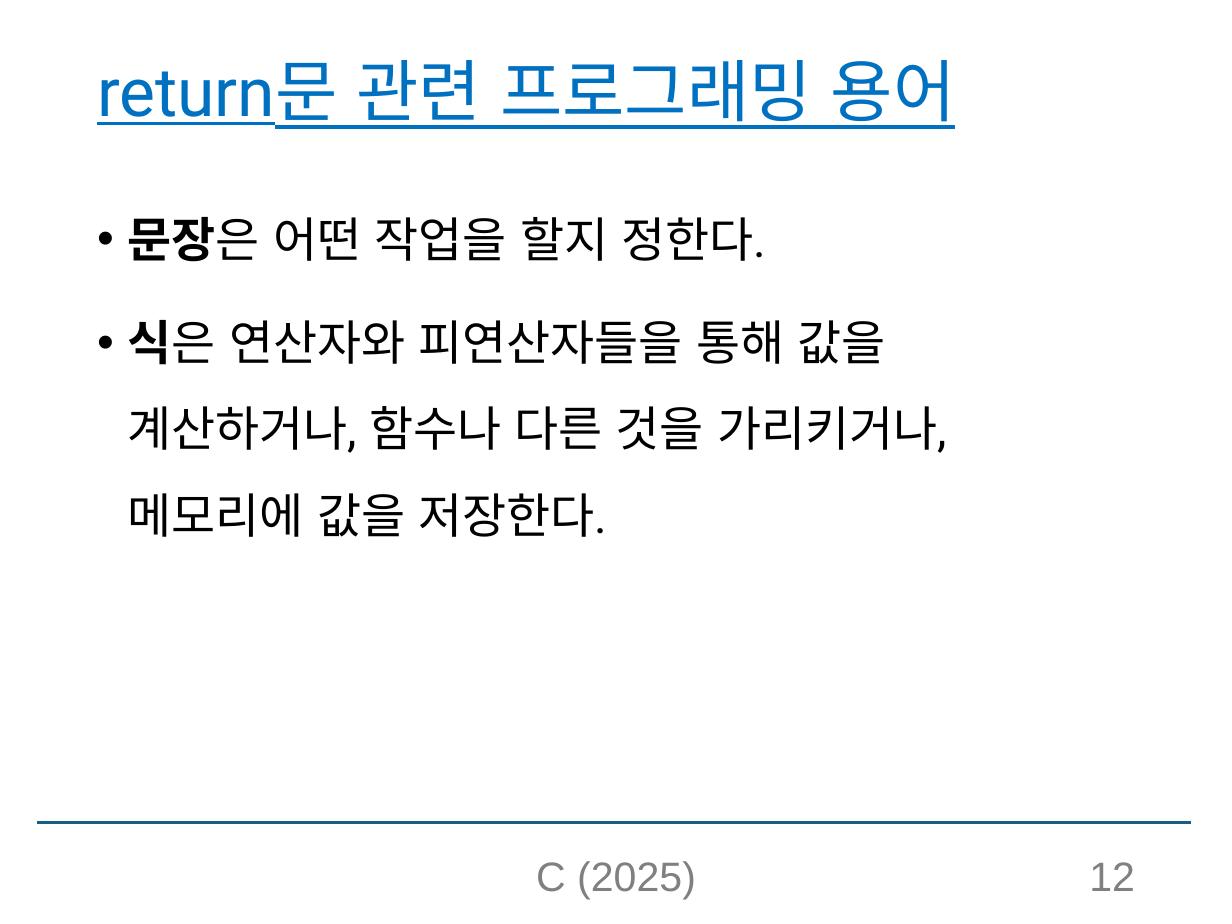
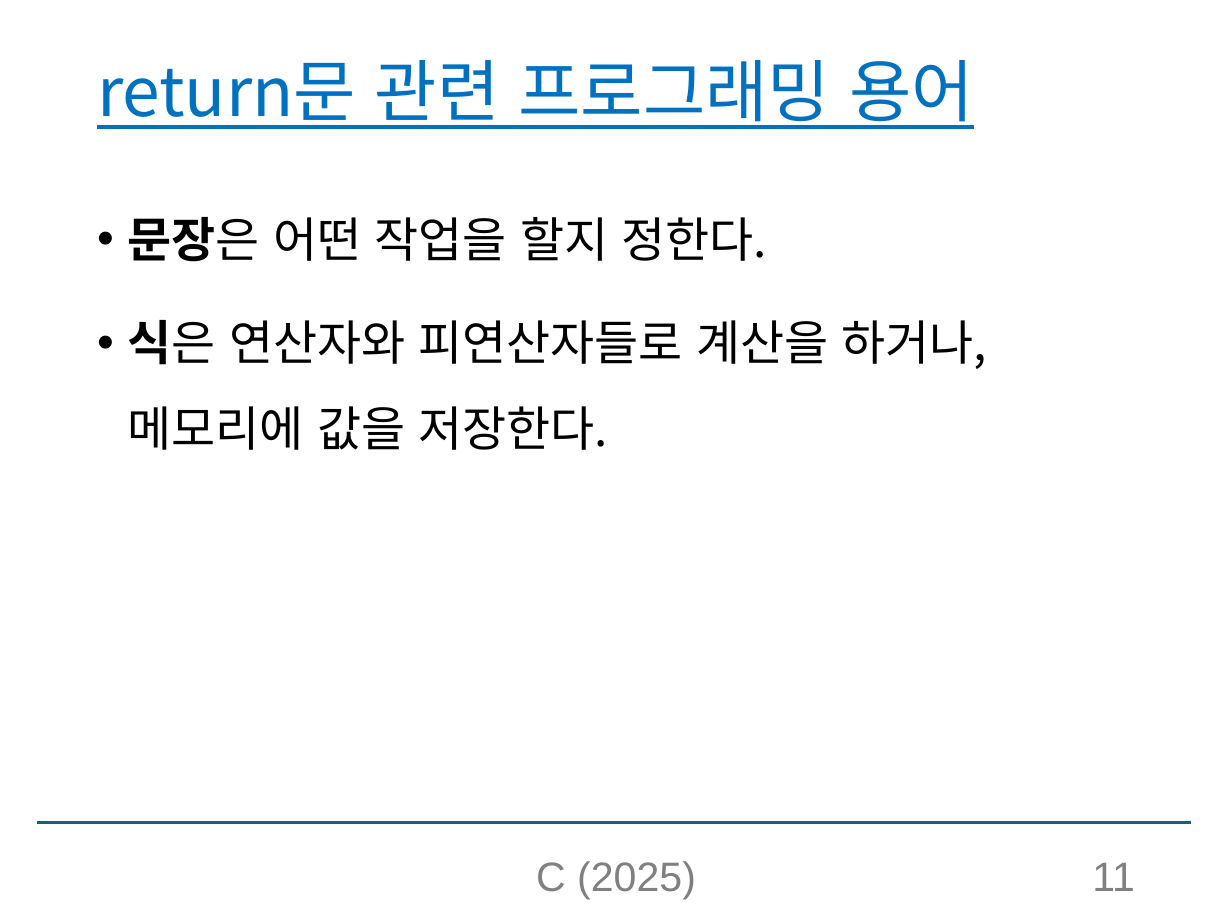
Before and after one commit to chaebkimm/C_ppt, a slide deck: slide 11 of C소개_실습제외.pptx (slide 12 before the commit). Drawn at 1232x924 pixels with LibreOffice and Linux fonts; fonts in the diff are those of the drawing. Boxes give left, top, right and bottom in pixels: in the first picture for what was removed or moved away, otherwise in the second. Text is boxed around its words. In the diff, an @@ line names an element or a change of style, - is before the commit and + after.

```diff
--- a/C소개_실습제외.pptx
+++ b/C소개_실습제외.pptx
@@ title "return문 관련 프로그래밍 용어" at bbox=[97, 60, 974, 129]: font Roboto to Noto Sans CJK KR @@
@@ text at bbox=[128, 320, 987, 450]: text changed; font Roboto to Noto Sans CJK KR @@
-• 식은 연산자와 피연산자들을 통해 값을 계산하거나, 함수나 다른 것을 가리키거나, 메모리에 값을 저장한다.
+• 식은 연산자와 피연산자들로 계산을 하거나, 메모리에 값을 저장한다.
@@ page number at bbox=[1092, 863, 1135, 891]: text changed @@
-12
+11
```
Also in this commit, not shown: 104 other slides changed, 1 slide removed.
